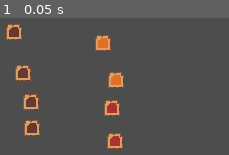
Above: before the commit, frame 1.
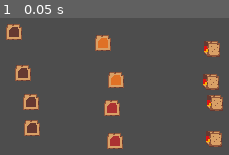
Above: after the commit, the same moment.

Repository: pocket-country/PBJ
Game: Godot game, scene res://Game_Root.tscn
The game is run twice, just before and just after one commit, with the same random seed, the same clock (stepped at 60 frames per second) and the same inputs.
Inputs:
- Up to frame 1 (0.05 s): no input

The runs differ from the first frame. In frame 1, 3.1% of the frame differs, in the area x 88-98%, y 16-95%.
Error after the commit: Invalid access to property or key 'material' on a base object of type 'null instance'. (res://slice.gd:9)

Commit message:
WIP Almost there ... Sandwich logic needs tweaking.  But I built a shader!  Tons of untested code - beware

Diff:
--- a/Game_Root.tscn
+++ b/Game_Root.tscn
@@ -1,13 +1,25 @@
-[gd_scene load_steps=14 format=3 uid="uid://my24kio0ujk5"]
+[gd_scene load_steps=18 format=3 uid="uid://my24kio0ujk5"]
 
 [ext_resource type="Script" uid="uid://b5tqp6hq0k1hn" path="res://slice.gd" id="1_7v5bd"]
 [ext_resource type="Texture2D" uid="uid://ccm01am80sq2x" path="res://pb_slice.png" id="1_dblqq"]
 [ext_resource type="Script" uid="uid://duv4j7x7eii4o" path="res://game_root.gd" id="1_p6n2f"]
 [ext_resource type="Texture2D" uid="uid://cdan1jewi6dpw" path="res://marmalade_slice.png" id="2_7v5bd"]
+[ext_resource type="Shader" uid="uid://ciyj8fm22li3n" path="res://slice_outline.gdshader" id="3_jc5sx"]
 [ext_resource type="Texture2D" uid="uid://boqxi1goo45gw" path="res://strawberry_slice.png" id="3_p6n2f"]
+[ext_resource type="Texture2D" uid="uid://rficg841bitc" path="res://sandwich.png" id="7_1s6cj"]
+
+[sub_resource type="ShaderMaterial" id="ShaderMaterial_1s6cj"]
+shader = ExtResource("3_jc5sx")
+shader_parameter/outline_color = Color(1, 1, 0, 1)
+shader_parameter/is_highlighted = false
 
 [sub_resource type="RectangleShape2D" id="RectangleShape2D_dblqq"]
 size = Vector2(16, 18)
+
+[sub_resource type="ShaderMaterial" id="ShaderMaterial_c2j4q"]
+shader = ExtResource("3_jc5sx")
+shader_parameter/outline_color = Color(1, 1, 0, 1)
+shader_parameter/is_highlighted = false
 
 [sub_resource type="RectangleShape2D" id="RectangleShape2D_7v5bd"]
 size = Vector2(17, 17)
@@ -33,84 +45,117 @@
 [node name="GameRoot" type="Node2D"]
 script = ExtResource("1_p6n2f")
 
-[node name="Slice1" type="Area2D" parent="." groups=["PeanutButter"]]
+[node name="Slice1" type="Area2D" parent="." groups=["PeanutButter", "Slice"]]
 position = Vector2(42, 21)
 script = ExtResource("1_7v5bd")
 
 [node name="Toast" type="Sprite2D" parent="Slice1" groups=["PeanutButter"]]
+material = SubResource("ShaderMaterial_1s6cj")
 texture = ExtResource("1_dblqq")
 
 [node name="CollisionShape2D" type="CollisionShape2D" parent="Slice1"]
 shape = SubResource("RectangleShape2D_dblqq")
 
-[node name="Slice2" type="Area2D" parent="." groups=["PeanutButter"]]
+[node name="Slice2" type="Area2D" parent="." groups=["PeanutButter", "Slice"]]
 position = Vector2(51, 62)
 script = ExtResource("1_7v5bd")
 
 [node name="Toast" type="Sprite2D" parent="Slice2" groups=["PeanutButter"]]
+material = SubResource("ShaderMaterial_c2j4q")
 texture = ExtResource("1_dblqq")
 
 [node name="CollisionShape2D" type="CollisionShape2D" parent="Slice2"]
 shape = SubResource("RectangleShape2D_7v5bd")
 
-[node name="Slice3" type="Area2D" parent="." groups=["PeanutButter"]]
+[node name="Slice3" type="Area2D" parent="." groups=["PeanutButter", "Slice"]]
 position = Vector2(59, 91)
 script = ExtResource("1_7v5bd")
 
 [node name="Toast" type="Sprite2D" parent="Slice3" groups=["PeanutButter"]]
+material = SubResource("ShaderMaterial_c2j4q")
 texture = ExtResource("1_dblqq")
 
 [node name="CollisionShape2D" type="CollisionShape2D" parent="Slice3"]
 shape = SubResource("RectangleShape2D_p6n2f")
 
-[node name="Slice4" type="Area2D" parent="." groups=["PeanutButter"]]
+[node name="Slice4" type="Area2D" parent="." groups=["PeanutButter", "Slice"]]
 position = Vector2(60, 117)
 script = ExtResource("1_7v5bd")
 
 [node name="Toast" type="Sprite2D" parent="Slice4" groups=["PeanutButter"]]
+material = SubResource("ShaderMaterial_c2j4q")
 texture = ExtResource("1_dblqq")
 
 [node name="CollisionShape2D" type="CollisionShape2D" parent="Slice4"]
 position = Vector2(0, 0.5)
 shape = SubResource("RectangleShape2D_jc5sx")
 
-[node name="Slice5" type="Area2D" parent="." groups=["Marmalade"]]
+[node name="Slice5" type="Area2D" parent="." groups=["Marmalade", "Slice"]]
 position = Vector2(131, 32)
 script = ExtResource("1_7v5bd")
 
 [node name="Toast" type="Sprite2D" parent="Slice5" groups=["Marmalade"]]
+material = SubResource("ShaderMaterial_c2j4q")
 texture = ExtResource("2_7v5bd")
 
 [node name="CollisionShape2D" type="CollisionShape2D" parent="Slice5" groups=["Marmalade"]]
 shape = SubResource("RectangleShape2D_1s6cj")
 
-[node name="Slice6" type="Area2D" parent="." groups=["Marmalade"]]
+[node name="Slice6" type="Area2D" parent="." groups=["Marmalade", "Slice"]]
 position = Vector2(144, 69)
 script = ExtResource("1_7v5bd")
 
 [node name="Toast" type="Sprite2D" parent="Slice6" groups=["Marmalade"]]
+material = SubResource("ShaderMaterial_c2j4q")
 texture = ExtResource("2_7v5bd")
 
 [node name="CollisionShape2D" type="CollisionShape2D" parent="Slice6" groups=["Marmalade"]]
 position = Vector2(0.5, 0)
 shape = SubResource("RectangleShape2D_c2j4q")
 
-[node name="Slice7" type="Area2D" parent="." groups=["Strawberry"]]
+[node name="Slice7" type="Area2D" parent="." groups=["Slice", "Strawberry"]]
 position = Vector2(140, 97)
 script = ExtResource("1_7v5bd")
 
 [node name="Toast" type="Sprite2D" parent="Slice7" groups=["Strawberry"]]
+material = SubResource("ShaderMaterial_c2j4q")
 texture = ExtResource("3_p6n2f")
 
 [node name="CollisionShape2D" type="CollisionShape2D" parent="Slice7"]
 shape = SubResource("RectangleShape2D_8r33m")
 
-[node name="Slice8" type="Area2D" parent="." groups=["Strawberry"]]
+[node name="Slice8" type="Area2D" parent="." groups=["Slice", "Strawberry"]]
 position = Vector2(143, 130)
 script = ExtResource("1_7v5bd")
 
 [node name="Toast" type="Sprite2D" parent="Slice8" groups=["Strawberry"]]
+material = SubResource("ShaderMaterial_c2j4q")
 texture = ExtResource("3_p6n2f")
 
 [node name="CollisionShape2D" type="CollisionShape2D" parent="Slice8" groups=["Strawberry"]]
 shape = SubResource("RectangleShape2D_ped8m")
+
+[node name="Sando1" type="Area2D" parent="." groups=["Sandwich"]]
+position = Vector2(240, 38)
+
+[node name="Sprite2D" type="Sprite2D" parent="Sando1" groups=["Sandwich"]]
+texture = ExtResource("7_1s6cj")
+
+[node name="Sando2" type="Area2D" parent="." groups=["Sandwich"]]
+position = Vector2(239, 71)
+
+[node name="Sprite2D" type="Sprite2D" parent="Sando2"]
+texture = ExtResource("7_1s6cj")
+
+[node name="Sando3" type="Area2D" parent="." groups=["Sandwich"]]
+position = Vector2(243, 92)
+
+[node name="Sprite2D" type="Sprite2D" parent="Sando3"]
+texture = ExtResource("7_1s6cj")
+
+[node name="Sando4" type="Area2D" parent="." groups=["Sandwich", "Slice"]]
+position = Vector2(243, 128)
+
+[node name="Sprite2D" type="Sprite2D" parent="Sando4"]
+position = Vector2(-1, 0)
+texture = ExtResource("7_1s6cj")
--- a/game_root.gd
+++ b/game_root.gd
@@ -6,6 +6,10 @@
 var strawberry: int
 
 var coins: int
+
+# hold sandwiches.  We will generalize this later
+var sandwiches: Array = []
+var sandwich_count: int = 0
 
 # Slice State Constants for control FSA
 const STATE_NONE = 0
@@ -31,6 +35,11 @@
 			var error = child.slice_clicked.connect(_on_slice_click)
 			if error != OK:
 				print("Error connecting signal: ", error)
+
+	# get references to all the sandwich nodes
+	sandwiches = get_tree().get_nodes_in_group("Sandwiches")
+	for sando in sandwiches:
+		sando.visible = false
 
 
 func _on_slice_click(slice_name: String, slice_selected: bool):
@@ -79,4 +88,6 @@
 
 # This function resets the state after the animation/clearance
 func make_sandwich():
-	pass
+	var current_sando = sandwiches[sandwich_count]
+	current_sando.visible = true
+	sandwich_count += 1
--- a/project.godot
+++ b/project.godot
@@ -26,6 +26,8 @@
 Marmalade=""
 PeanutButter=""
 Strawberry=""
+Sandwich=""
+Slice=""
 
 [rendering]
 
--- a/slice.gd
+++ b/slice.gd
@@ -2,8 +2,11 @@
 
 signal slice_clicked(slice_name: String, selected: bool)
 
+# a very simple two state "fsa"
+var selected: bool
 
-var selected: bool
+# for highlighting slices via shader.  Dude I wrote shader code!
+var slice_material = $Toast.material
 
 
 func _ready():
@@ -23,8 +26,10 @@
 	print("%s clicked!" % [name])
 	if selected:
 		selected = false
+		slice_material.set_shader_parameter("is_highlighted", false)
 	else:
 		selected = true
+		slice_material.set_shader_parameter("is_highlighted", true)
 	# gotta let the controler know that we've been selected
 	emit_signal("slice_clicked", name, selected)
 
--- /dev/null
+++ b/slice_outline.gdshader
@@ -0,0 +1,35 @@
+shader_type canvas_item;
+
+// This uniform lets you control the highlight color from your GDScript
+uniform vec4 outline_color : source_color = vec4(1.0, 1.0, 0.0, 1.0); // Yellow
+// This uniform lets you turn the effect ON or OFF from your GDScript
+uniform bool is_highlighted = false;
+
+void fragment() {
+	vec4 color = texture(TEXTURE, UV);
+
+	if (is_highlighted) {
+		// --- The Outline Logic ---
+		// We sample the texture at an offset of one pixel in the four cardinal directions (X and Y)
+		for (int i = -1; i <= 1; i++) {
+			for (int j = -1; j <= 1; j++) {
+				// Skip the center pixel and diagonal checks
+				if (abs(i) + abs(j) == 1) {
+					// Sample the neighboring pixel's alpha (transparency)
+					vec2 neighbor_uv = UV + SCREEN_PIXEL_SIZE * vec2(float(i), float(j));
+					float neighbor_alpha = texture(TEXTURE, neighbor_uv).a;
+
+					// If the neighbor is opaque (has an image) AND the current pixel is transparent...
+					if (neighbor_alpha > 0.0 && color.a == 0.0) {
+						// ...then color the current transparent pixel with the outline color.
+						color = outline_color;
+						break;
+					}
+				}
+			}
+		}
+	}
+
+	// Draw the final color (which is either the original texture color, or the outline color)
+	COLOR = color;
+}
Binary file added: sandwich.png
Not shown, added: sandwich.png.import
Not shown, added: slice_outline.gdshader.uid
